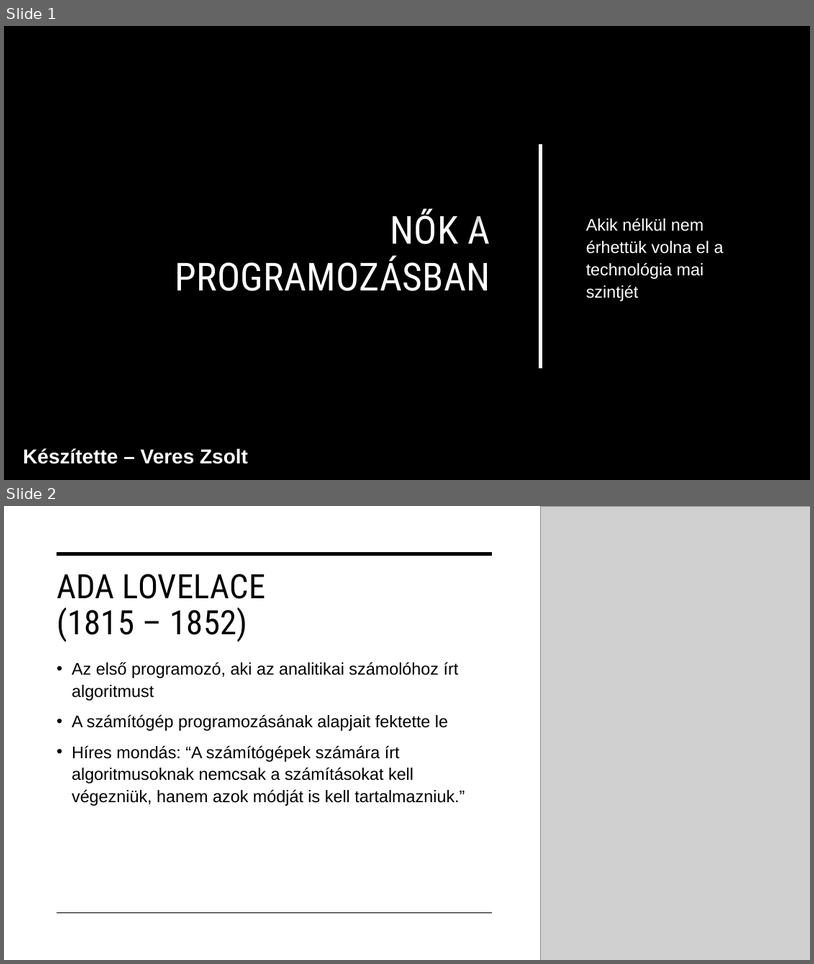
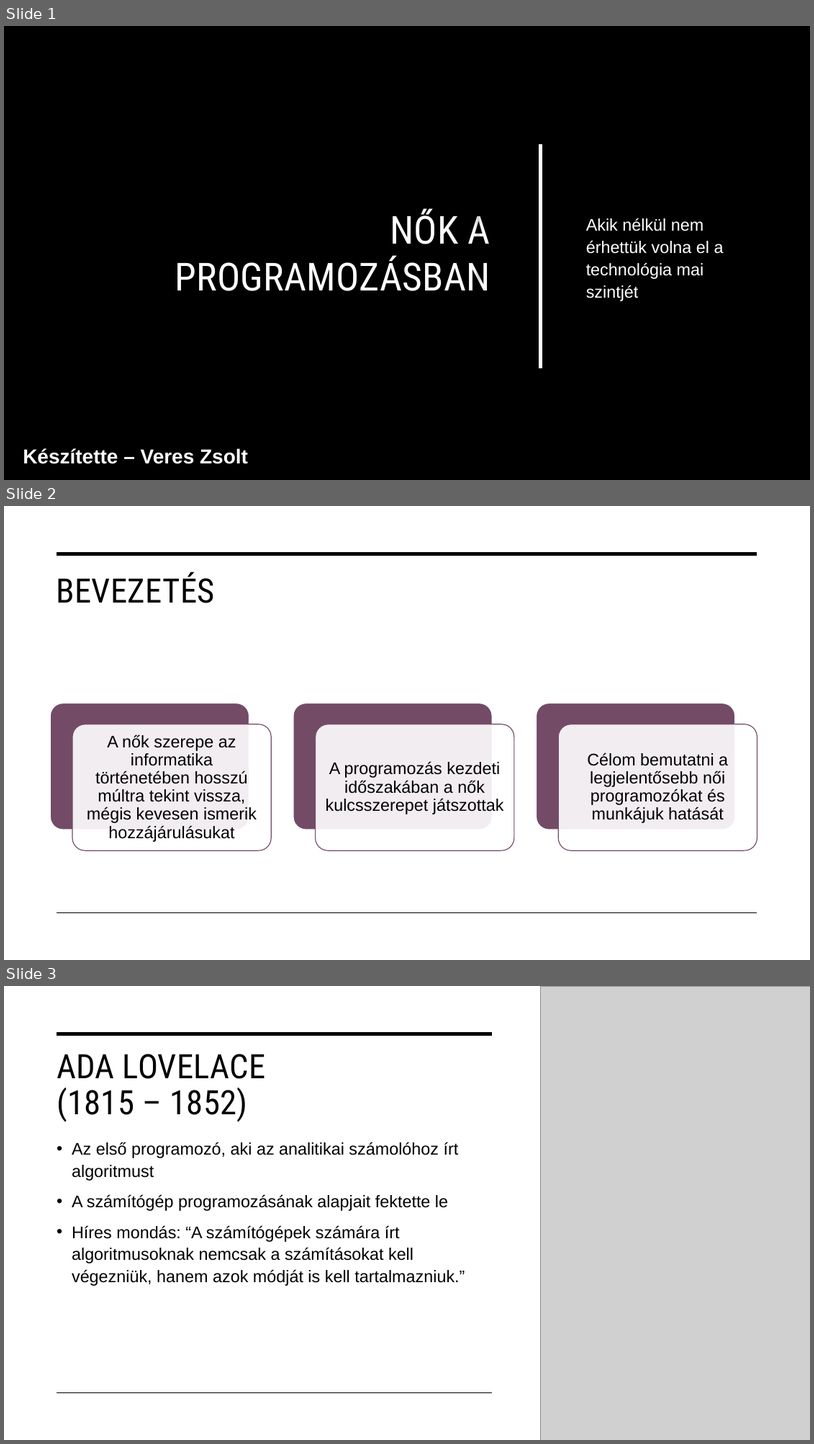
Before and after one commit to vereszsolt06/prog1, a slide deck: Nők a programozásban - Veres Zsolt.pptx. Shown one above the other, each under a label of ours: slides 1 and 2 before the commit, slides 1, 2 and 3 after it. The pictures are 814x964 and 814x1444 pixels, drawn with LibreOffice and Linux fonts; fonts in the diff are those of the drawing; grey boxes stand for pictures; background and template pictures are left out. Boxes give left, top, right and bottom in pixels: in the first picture for what was removed or moved away, otherwise in the second. Text is boxed around its words. In the diff, an @@ line names an element or a change of style, - is before the commit and + after.

```diff
--- a/Nők a programozásban - Veres Zsolt.pptx
+++ b/Nők a programozásban - Veres Zsolt.pptx
@@ slide 2 added at (x1=4, y1=506, x2=810, y2=960), background #FFFFFF @@
@@ line added from (57, 554) to (758, 554), #000000 3.5 pt @@
@@ title added at (x1=57, y1=572, x2=215, y2=603), 40 pt, text #000000 @@
+BEVEZETÉS
@@ group added at (x1=51, y1=703, x2=758, y2=851): 6 rounded rectangles, 3 texts @@
+A nők szerepe az informatika történetében hosszú múltra tekint vissza, mégis kevesen ismerik hozzájárulásukat
+A programozás kezdeti időszakában a nők kulcsszerepet játszottak
+Célom bemutatni a legjelentősebb női programozókat és munkájuk hatását
@@ line added from (57, 913) to (758, 913), #000000 1 pt @@
@@ what was slide 2 is now slide 3 @@
```
Also in this commit, not shown: 2 other slides added.
